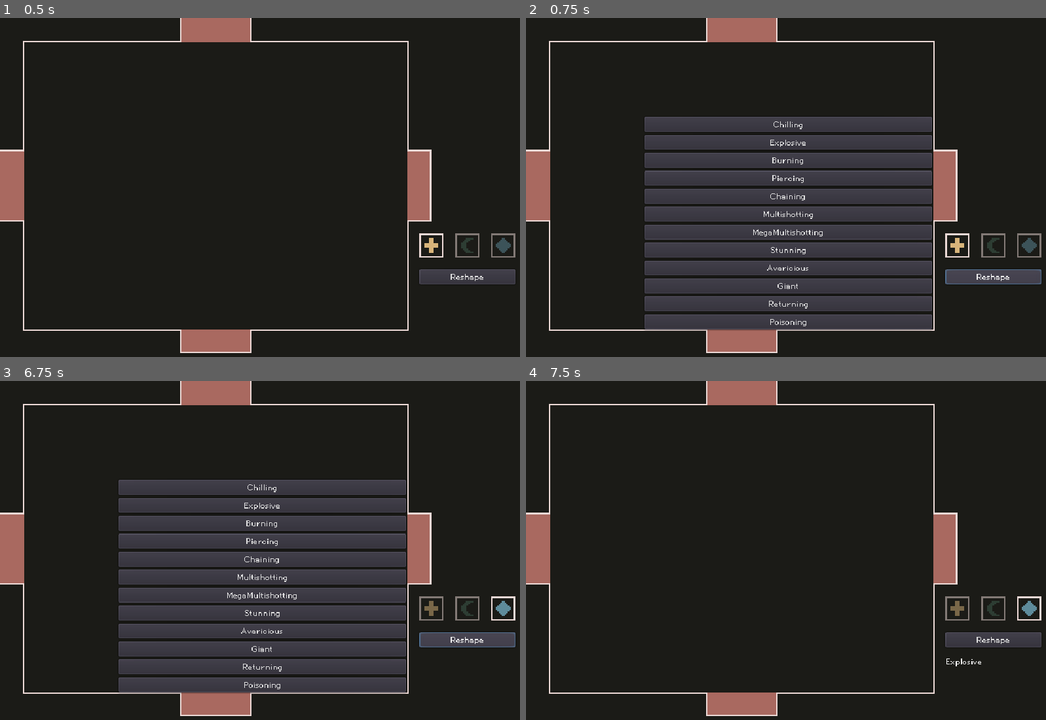
Above: before the commit, frames 1-4 (two rows, left to right).
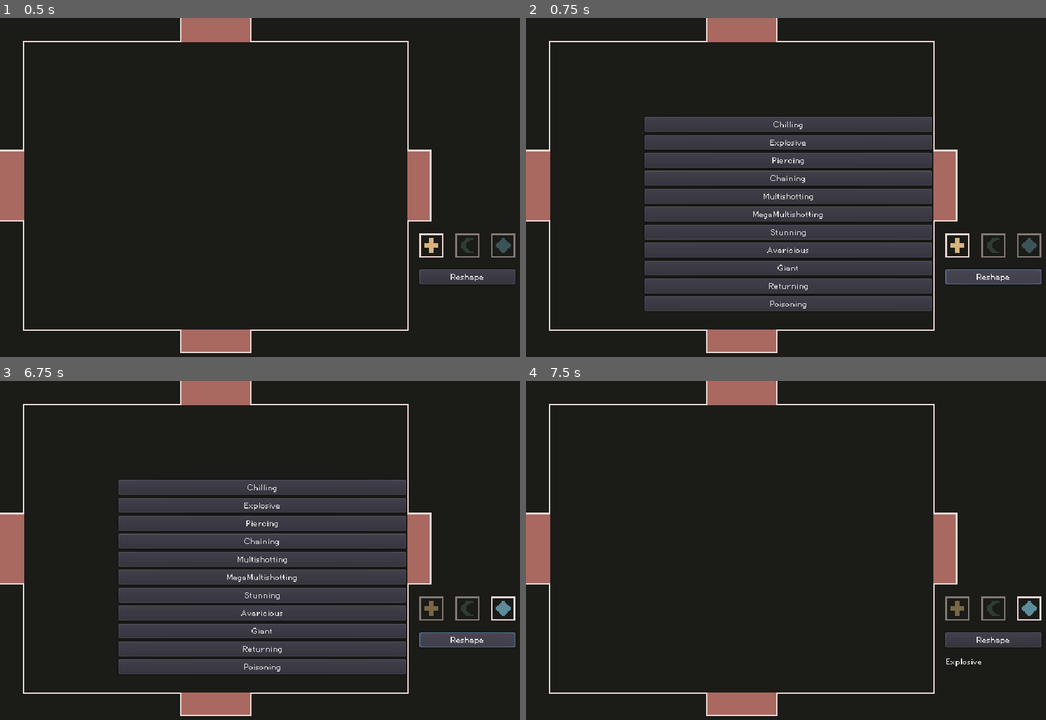
Above: after the commit, the same moments.

Repository: nolenroyalty/ReShape-TD
Game: Godot game, scene res://Main.tscn
Two runs of this game, one before a commit and one after it. Both use one fixed random seed, a clock stepped at 60 frames per second and the inputs below.
Inputs (mouse positions are in pixels of both pictures, inside the frame that each line leads up to):
- Up to frame 1 (0.5 s): no input
- Up to frame 2 (0.75 s): click "Reshape" at 0.5 s
- Up to frame 3 (6.75 s): click "Chilling" at 1.25 s; click (468, 608) at 2 s; click (431, 608) at 2.75 s; click (504, 608) at 3.5 s; click (468, 608) at 4.25 s; click (431, 608) at 5 s; click (504, 608) at 5.75 s; click "Reshape" at 6.5 s
- Up to frame 4 (7.5 s): click "Explosive" at 7.25 s

Frame 1 is identical in both runs. In frame 2, 3.1% of the frame differs, in the area x 22-79%, y 41-93%; in frame 3, 3.1%; in frame 4, nothing differs.

Commit message:
giant projectiles, generic bullet

Diff:
--- a/globals/Constants.gd
+++ b/globals/Constants.gd
@@ -19,3 +19,5 @@
 const RED = Color("#8e3a47")
 const DARK_GREEN = Color("#3f6050")
 const BLACK = Color("#1b1b17")
+const YELLOW = Color("#d8b47a")
+const LIGHT_GREEN = Color("#6b7636")
--- a/towers/Bullet.gd
+++ b/towers/Bullet.gd
@@ -31,12 +31,17 @@
 	pierces = Upgrades.pierces(my_shape)
 	chains = Upgrades.chains(my_shape)
 	explodes = Upgrades.explodes(my_shape)
-	$ChainRange/CollisionShape2D.shape.radius = my_stats.RANGE_RADIUS
+	var size_mult = Upgrades.projectile_size_mult(my_shape)
+	$ChainRange/CollisionShape2D.shape.radius = (my_stats.RANGE_RADIUS / 2) * size_mult
+	$Sprite.scale *= size_mult
 
 	match my_shape:
-		C.SHAPE.CROSS: $Sprite.texture = cross_bullet
-		C.SHAPE.CRESCENT: $Sprite.texture = crescent_bullet
-		C.SHAPE.DIAMOND: $Sprite.texture = diamond_bullet
+		C.SHAPE.CROSS:
+			$Sprite.modulate = C.YELLOW
+		C.SHAPE.CRESCENT:
+			$Sprite.modulate = C.LIGHT_GREEN
+		C.SHAPE.DIAMOND:
+			$Sprite.modulate = C.LIGHT_BLUE
 
 func my_damage():
 	return my_stats.DAMAGE * Upgrades.damage_mult(my_shape)
--- a/towers/Bullet.tscn
+++ b/towers/Bullet.tscn
@@ -1,6 +1,6 @@
 [gd_scene load_steps=6 format=2]
 
-[ext_resource path="res://towers/sprites/crescentbullet.png" type="Texture" id=1]
+[ext_resource path="res://towers/sprites/bulletgeneric.png" type="Texture" id=1]
 [ext_resource path="res://towers/Bullet.gd" type="Script" id=2]
 
 [sub_resource type="CircleShape2D" id=1]
--- a/towers/Upgrades.gd
+++ b/towers/Upgrades.gd
@@ -3,7 +3,7 @@
 enum T {
 	CHILLS,
 	EXPLODES,
-	BURNING_GROUND,
+	# BURNING_GROUND,
 	PIERCES,
 	CHAINS,
 	LESSER_MULTIPROJ,
@@ -19,7 +19,7 @@
 	var upgrades = []
 	var CHILLS = false
 	var EXPLODES = false
-	var BURNING_GROUND = false
+# 	var BURNING_GROUND = false
 	var PIERCES = 0
 	var CHAINS = 0
 	var PROJECTILES = 1
@@ -34,18 +34,18 @@
 	match t:
 		T.CHILLS: stats.CHILLS = true
 		T.EXPLODES: stats.EXPLODES = true
-		T.BURNING_GROUND: stats.BURNING_GROUND = true
+	# 	T.BURNING_GROUND: stats.BURNING_GROUND = true
 		T.PIERCES: stats.PIERCES = 2
 		T.CHAINS: stats.CHAINS = 2
 		T.LESSER_MULTIPROJ:
 			stats.PROJECTILES = 3
-			stats.DAMAGE_MULT = 0.8
+			stats.DAMAGE_MULT = 0.75
 		T.GREATER_MULTIPROJ:
 			stats.PROJECTILES = 5
-			stats.DAMAGE_MULT = 0.6
+			stats.DAMAGE_MULT = 0.5
 		T.STUNNING: stats.STUNS = true
 		T.BONUS_GOLD: stats.BONUS_GOLD = 0.25
-		T.GIANT_PROJ: stats.PROJECTILE_SIZE_MULT = 3
+		T.GIANT_PROJ: stats.PROJECTILE_SIZE_MULT = 2.5
 		T.RETURNS: stats.RETURNS = true
 		T.POISONS: stats.POISONS = true
 
@@ -54,7 +54,7 @@
 
 # IMPLEMENTED:
 # CHILLS = true
-# EXPLODES = false
+# EXPLODES = true
 # BURNING_GROUND = false
 # PIERCES = true
 # CHAINS = true
@@ -70,7 +70,7 @@
 	match t:
 		T.CHILLS: return "Chilling"
 		T.EXPLODES: return "Explosive"
-		T.BURNING_GROUND: return "Burning"
+	#	T.BURNING_GROUND: return "Burning"
 		T.PIERCES: return "Piercing"
 		T.CHAINS: return "Chaining"
 		T.LESSER_MULTIPROJ: return "Multishotting"
@@ -85,7 +85,7 @@
 	match t:
 		T.CHILLS: return "Slows enemies"
 		T.EXPLODES: return "Explodes on impact"
-		T.BURNING_GROUND: return "Leaves burning ground that deals damage over time"
+	#	T.BURNING_GROUND: return "Leaves burning ground that deals damage over time"
 		T.PIERCES: return "Pierces enemies"
 		T.CHAINS: return "Chains to nearby enemies"
 		T.LESSER_MULTIPROJ: return "Shoots 3 projectiles but does less damage"
@@ -159,6 +159,9 @@
 func explodes(t):
 	return state[t].EXPLODES
 
+func projectile_size_mult(t):
+	return state[t].PROJECTILE_SIZE_MULT
+
 func _ready():
 	for shape in shapes:
 		state[shape] = Stats.new()
Binary file added: towers/sprites/bulletgeneric.png
Not shown, added: towers/sprites/bulletgeneric.png.import
Binary file changed: towers/sprites/crossbullet.png
